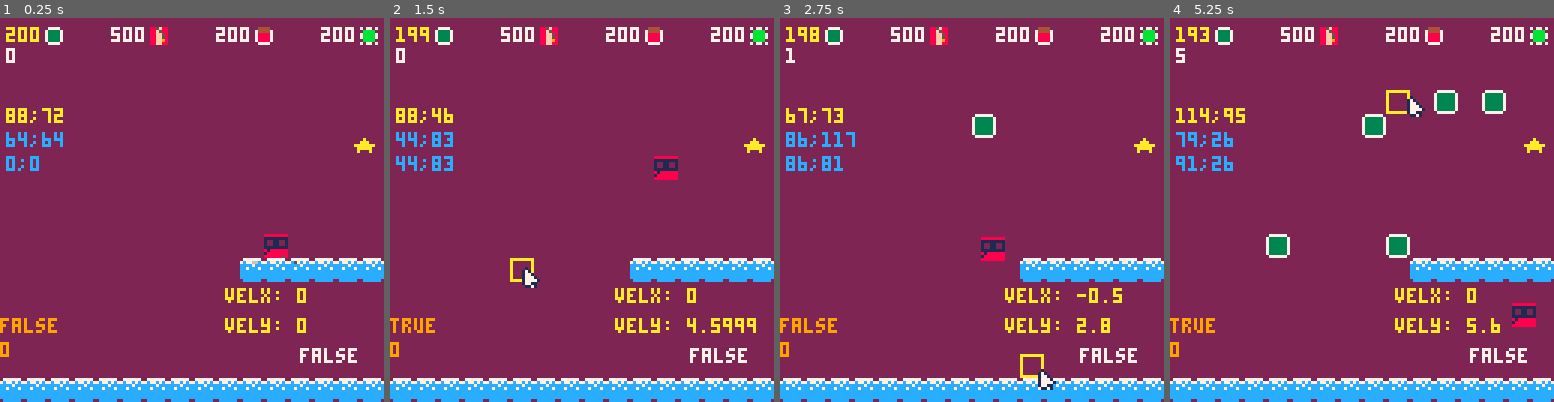
Above: before the commit, frames 1-4 (left to right).
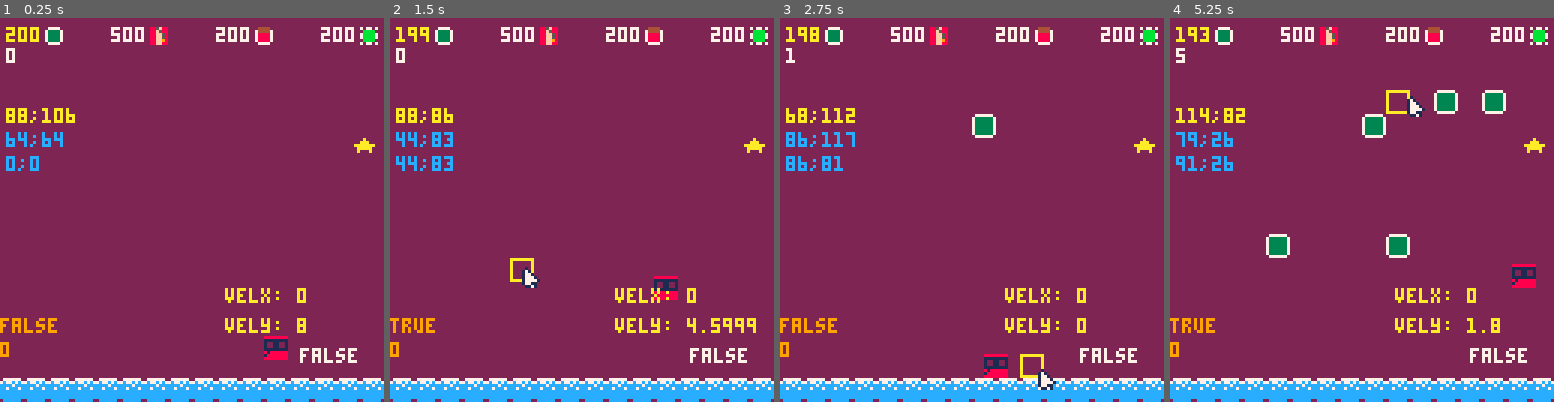
Above: after the commit, the same moments.

Repository: FlavioIero/PlatformMaker
Game: PICO-8 cartridge platformmaker.p8
The game is run twice, just before and just after one commit, with the same random seed, the same clock (stepped at 60 frames per second) and the same inputs.
Inputs (mouse positions are in pixels of both pictures, inside the frame that each line leads up to):
- Up to frame 1 (0.25 s): no input
- Up to frame 2 (1.5 s): tap O (Z key) at 0.33, 0.7, 1.43 s; click (459, 121) at 0.67 s; tap X (X key) at 1.07 s; click (520, 267) at 1.22 s
- Up to frame 3 (2.75 s): click (975, 114) at 1.77 s; hold Left 1.97-2.37 s; tap X (X key) at 2.07, 2.4, 2.73 s; tap O (Z key) at 2.22 s; click (1037, 259) at 2.32 s; hold Down from 2.42 s (still down)
- Up to frame 4 (5.25 s): release Down at 2.82 s; click (1492, 106) at 2.87 s; hold Right 2.87-3.53 s; tap X (X key) every 0.33 s from 3.07 to 5.07 s; tap O (Z key) at 3.1, 3.98, 4.87 s; click (1254, 256) at 3.42 s; hold Up 3.58-4.08 s; click (1315, 102) at 3.97 s; hold Right 4.13-4.53 s; click (1381, 248) at 4.52 s; hold Down 4.58-5.08 s; click (1442, 94) at 5.07 s; hold Left from 5.13 s (still down)

The runs differ from the first frame. In frame 1, 3.0% of the frame differs, in the area x 10-100%, y 23-90%; in frame 2, 2.8%; in frame 3, 3.4%, in the area x 4-100%, y 23-94%; in frame 4, 2.8%.

Commit message:
particles on jump

Diff:
--- a/platformmaker.p8
+++ b/platformmaker.p8
@@ -188,6 +188,13 @@
 								fget(mget(tx2,ty1),f) or
 								fget(mget(tx2,ty2),f)
 end
+
+-- other
+function appr(val,target,amount)
+ return val > target
+     and max(val - amount, target)
+     or min(val + amount, target)
+end
 -->8
 -- player --
 
@@ -197,8 +204,8 @@
  max_fall = 8,
  weight = 1.4,
  max_vel_x = 3,
-	accel = 2.7,
-	ground_fric = 1.6, -- should be less than accel
+	accel = 1.6,
+	ground_fric = 1, -- should be less than accel
 	air_fric = 0.45,
 	jump_buff_time = 5,
 	coyote_time = 3,
@@ -228,6 +235,9 @@
 	switch_pressed = false,
 	-- particles
 	land_n = 8,
+	jump_dist_time = 2,
+	jump_n = 5,
+	jump_dist_curr = 0,
 
 
 	new = function(self,tbl)
@@ -276,17 +286,44 @@
 	land_particles = function(self)
 		for i=0,self.land_n do
 			pm:add_particle(particle:new({
-					x = self.x+rnd(8),
-					y = self.y+8,
-					l = 4+rnd(7),
-					r = rnd(2),
-					minvelx = 0.5,
-					minvely = 0.5,
-					col = rnd({5,6}),
-					velx = rnd(2)-rnd(2),
-					vely = -1.5-rnd(0.5),
-					weight = 0.4,
+				x = self.x+rnd(8),
+				y = self.y+8,
+				l = 4+rnd(7),
+				r = rnd(2),
+				minvelx = 0.5,
+				minvely = 0.5,
+				col = rnd({5,6}),
+				velx = rnd(2)-rnd(2),
+				vely = -1.5-rnd(0.5),
+				weight = 0.4,
 			}))
+		end
+	end,
+
+	jump_particles = function(self)
+		if self.just_jumped then
+			self.jump_dist_curr = 0 end
+
+		if self.jumped or self.just_jumped then
+				if self.jump_dist_curr%self.jump_dist_time==0
+							and self.jump_dist_curr<=self.jump_n*self.jump_dist_time then
+					self.jump_dist_curr += 1
+					pm:add_particle(particle:new({
+						x = self.x+3,
+						y = self.y+8,
+						l = 5,
+						r = 0,
+						minvelx = 0,
+						minvely = 0,
+						col = 6,
+						velx = 0,
+						vely = 0,
+						weight = 0,
+					}))
+				end
+				self.jump_dist_curr += 1
+		else
+			self.jump_dist_curr = 0
 		end
 	end,
 
@@ -367,7 +404,8 @@
 
 		if not lgrounded and self.grounded then
 			self:land_particles() end
-	end,
+
+	end, -- end handle_input()
 
 	apply_friction = function(self)
 		if self.grounded then
@@ -478,6 +516,8 @@
 	end,
 
 	can_jump = function(self)
+		self.just_jumped = false
+
 		if self.jump_buff_curr > self.jump_buff_time then
 			self.jump_buff_curr = 0
 		elseif self.jump_buff_curr > 0 then
@@ -494,7 +534,7 @@
 					 then
 				self.jump_buff_curr = 0
 				self.jumped = true
-				return true
+				self.just_jumped = true
 			else
 				self.jumped = false
 				self.coyote_curr = 0
@@ -505,11 +545,12 @@
 						and not self.jumped then
 				self.coyote_curr = self.coyote_time
 				self.jumped = true
-				return true
+				self.just_jumped = true
 			end
 			self.coyote_curr += 1
 		end
-		return false
+		self:jump_particles()
+		return self.just_jumped
 	end,
 
 	on_ground = function(self)
@@ -1030,7 +1071,7 @@
 0000000000000000000000000000000000000000000000000000000000000000000000000000000000000000000000000000000000000000000000000000000000000000000000000000000000000000000000000000000000000000000000000000000000000000000000000000000000000000000000000000000000000000
 0000000000000000000000000000000000000000000000000000000000000000000000000000000000000000000000000000000000000000000000000000000000000000000000000000000000000000000000000000000000000000000000000000000000000000000000000000000000000000000000000000000000000000
 0000000000000000000000000000000000000000000000000000000000000000000000000000000000000000000000000000000000000000000000000000000000000000000000000000000000000000000000000000000000000000000000000000000000000000000000000000000000000000000000000000000000000000
-0000000000000000000040404040404040404040400000400000404040404000000000000000000000000000000000000000000000000000000000000000000000000000000000000000000000000000000000000000000000000000000000000000000000000000000000000000000000000000000000000000000000000000
+0000000000000000000013131313131340404040400000400000404040404000000000000000000000000000000000000000000000000000000000000000000000000000000000000000000000000000000000000000000000000000000000000000000000000000000000000000000000000000000000000000000000000000
 0000000000000000000000000000000040000000400000000000400000004000000000000000000000000000000000000000000000000000000000000000000000000000000000000000000000000000000000000000000000000000000000000000000000000000000000000000000000000000000000000000000000000000
 0000131313131313000000000000000040000000400000000000400000004000000000000000000000000000000000000000000000000000000000000000000000000000000000000000000000000000000000000000000000000000000000000000000000000000000000000000000000000000000000000000000000000000
 0000000000000000000000000000000040000000400000000000400000004000000000000000000000000000000000000000000000000000000000000000000000000000000000000000000000000000000000000000000000000000000000000000000000000000000000000000000000000000000000000000000000000000
